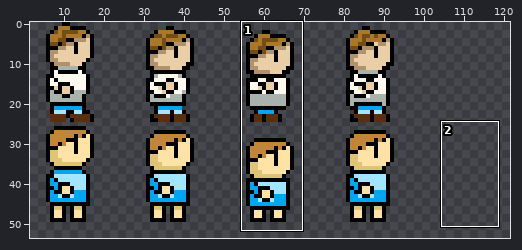
Two versions of one sprite sheet, data/Character.png. Above: a wide view before the commit, with the close-up outlined.
Close-up. First the earlier version:
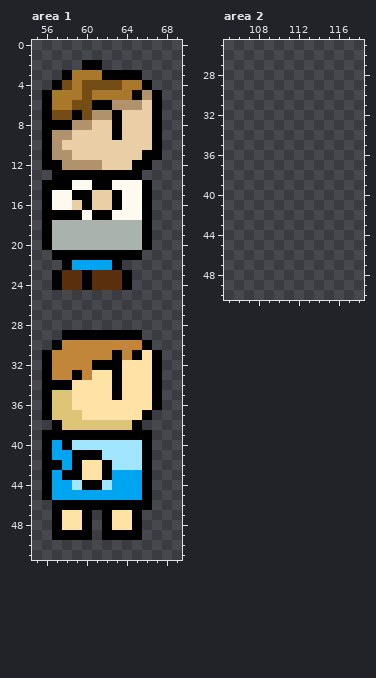
The file is 200x200 pixels. Shown: area 1: x 55..69, y 0..51; area 2: x 105..118, y 25..50. The wide view leaves out empty margins. The commit also changed other parts of the picture, which this record leaves out.
After the commit:
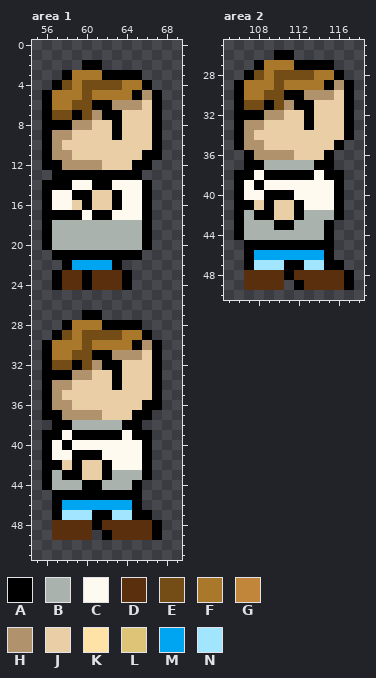
Palette (. is transparent): A #000000  B #aab2ae  C #fffaef  D #5a2f0e  E #744d16  F #a9782b  G #c2863b  H #b0926d  J #eacea6  K #ffe2a5  L #ddc476  M #00a5f1  N #a1e5ff
Change:
{"where": "area 1"}
{"y":7,"x":62,"old":"H","new":"A"}
{"y":27,"x":60,"old":"..","new":"AA"}
{"y":28,"x":58,"old":"........","new":"AFFFAAAA"}
{"y":29,"x":57,"old":".AAAAAAAA.","new":"AEFEEEEFFA"}
{"y":30,"x":56,"old":".AGGGGGGGGA.","new":"AFFFEFFFFAHA"}
{"y":31,"x":57,"old":"GGGGGGAGAK","new":"FFEEAAHHHJ"}
{"y":32,"x":57,"old":"GGGGA","new":"EEAEH"}
{"y":32,"x":64,"old":"KKK","new":"JJJ"}
{"y":33,"x":57,"old":"GGAGKK","new":"AAHHJJ"}
{"y":33,"x":64,"old":"KKK","new":"JJJ"}
{"y":34,"x":57,"old":"AAKKKK","new":"HHJJJJ"}
{"y":34,"x":64,"old":"KKK","new":"JJJ"}
{"y":35,"x":57,"old":"LLKKKKAKKK","new":"HJJJJJJJJJ"}
{"y":36,"x":57,"old":"LLKKKKKKKK","new":"HHJJJJJJJA"}
{"y":37,"x":57,"old":"LLLKKKKKK","new":"AHHHHJJJA"}
{"y":38,"x":58,"old":"LLLLLLL","new":"ABBBBBA"}
{"y":39,"x":58,"old":"A","new":"C"}
{"y":39,"x":64,"old":"A","new":"C"}
{"y":40,"x":57,"old":"M","new":"C"}
{"y":40,"x":59,"old":"NNNNNNN","new":"CCCCCCC"}
{"y":41,"x":57,"old":"MM","new":"CC"}
{"y":41,"x":62,"old":"NNNN","new":"CCCC"}
{"y":42,"x":58,"old":"M","new":"J"}
{"y":42,"x":60,"old":"KK","new":"JJ"}
{"y":42,"x":63,"old":"NNN","new":"CCC"}
{"y":43,"x":57,"old":"M","new":"B"}
{"y":43,"x":60,"old":"KK","new":"JJ"}
{"y":43,"x":63,"old":"MMM","new":"BBB"}
{"y":44,"x":57,"old":"MMN","new":"BBB"}
{"y":44,"x":62,"old":"NMMMA","new":"BBBA."}
{"y":45,"x":56,"old":"AMMMMMMMMMA","new":".AAAAAAAAA."}
{"y":46,"x":58,"old":"AAAAAAA","new":"MMMMMMM"}
{"y":46,"x":66,"old":"A","new":"."}
{"y":47,"x":58,"old":"KKA.","new":"NNNA"}
{"y":47,"x":63,"old":"KK","new":"NN"}
{"y":47,"x":66,"old":".","new":"A"}
{"y":48,"x":57,"old":"AKKA.AKKA..","new":"DDDDADDDDDA"}
{"y":49,"x":57,"old":"AAAA","new":"DDDD"}
{"y":49,"x":63,"old":"AAA..","new":"DDDDA"}
{"where": "area 2"}
{"y":26,"x":110,"old":"..","new":"AA"}
{"y":27,"x":108,"old":"........","new":"AFFFAAAA"}
{"y":28,"x":107,"old":"..........","new":"AEFEEEEFFA"}
{"y":29,"x":106,"old":"............","new":"AFFFEFFFFAHA"}
{"y":30,"x":106,"old":"............","new":"AFFEEAAHHHJA"}
{"y":31,"x":106,"old":"............","new":"AEEAEHAAJJJA"}
{"y":32,"x":106,"old":"............","new":"AAAHHJJAJJJA"}
{"y":33,"x":106,"old":"............","new":"AHHJJJJAJJJA"}
{"y":34,"x":106,"old":"............","new":"AHJJJJJJJJJA"}
{"y":35,"x":106,"old":"...........","new":"AHHJJJJJJJA"}
{"y":36,"x":107,"old":".........","new":"AHHHHJJJA"}
{"y":37,"x":107,"old":".........","new":"AABBBBBAA"}
{"y":38,"x":106,"old":"...........","new":"AACAAAAACAA"}
{"y":39,"x":106,"old":"...........","new":"ACACCCCCCCA"}
{"y":40,"x":106,"old":"...........","new":"ACCAAACCCCA"}
{"y":41,"x":106,"old":"...........","new":"AAJAJJACCCA"}
{"y":42,"x":106,"old":"...........","new":"ABAAJJABBBA"}
{"y":43,"x":106,"old":"..........","new":"ABBBAABBBA"}
{"y":44,"x":106,"old":"..........","new":"ABBBBBBBBA"}
{"y":45,"x":107,"old":".........","new":"AAAAAAAAA"}
{"y":46,"x":107,"old":".........","new":"AMMMMMMMA"}
{"y":47,"x":107,"old":"..........","new":"ANNNAANNAA"}
{"y":48,"x":107,"old":"...........","new":"DDDDADDDDDA"}
{"y":49,"x":107,"old":"....","new":"DDDD"}
{"y":49,"x":112,"old":"......","new":"ADDDDA"}
{"label":"changed","picture_box":[102,110,112,120]}
{"label":"changed","picture_box":[42,310,162,540]}
{"label":"added","picture_box":[234,50,354,290]}
